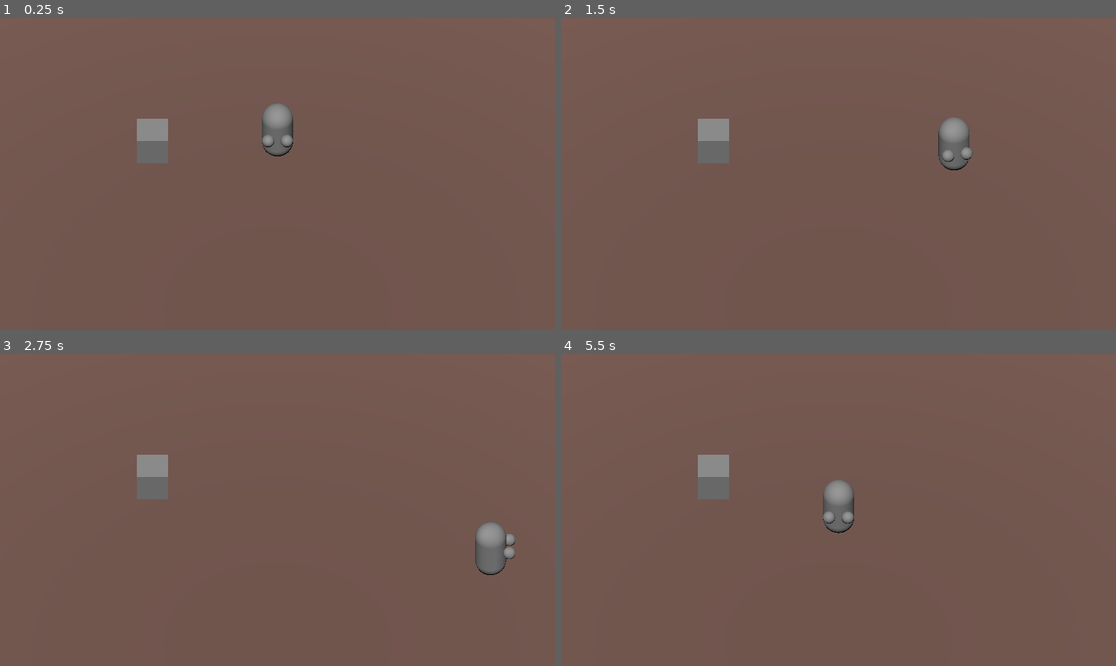
Above: before the commit, frames 1-4 (two rows, left to right).
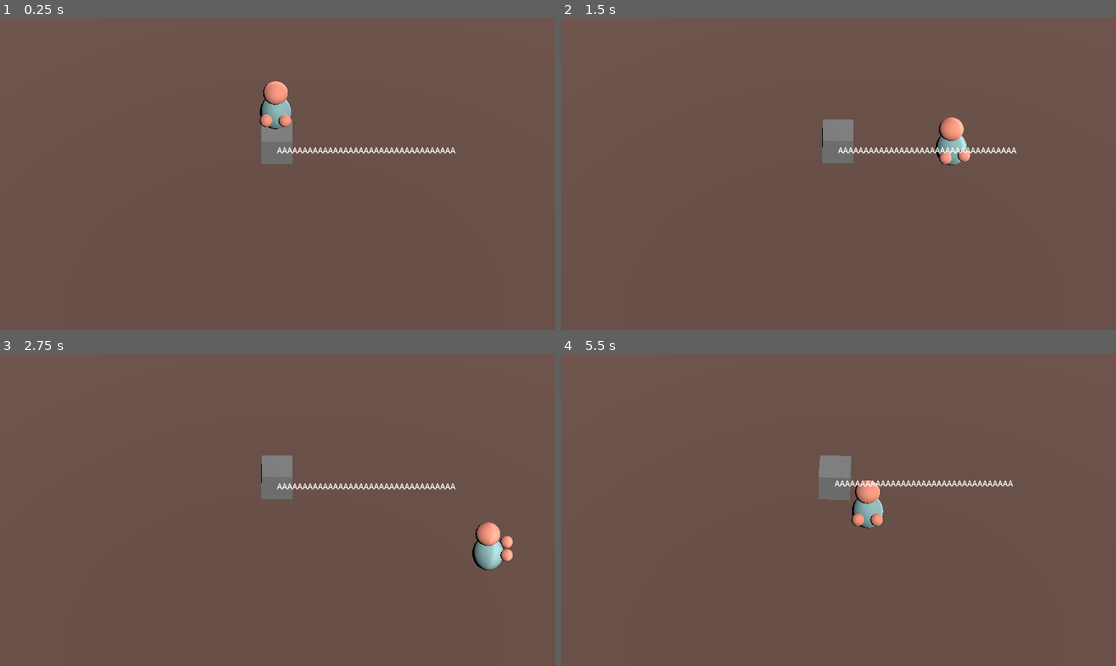
Above: after the commit, the same moments.

Repository: HjalteTagmose/HelgeSpillet
Game: Godot game, scene res://Game.tscn
The game is run twice, just before and just after one commit, with the same random seed, the same clock (stepped at 60 frames per second) and the same inputs.
Inputs:
- Up to frame 1 (0.25 s): no input
- Up to frame 2 (1.5 s): tap Enter (ui_accept) at 0.5, 0.77 s; hold D (right) 0.53-1.28 s; tap E (interact) at 0.6, 1.35 s; hold S (down) from 1.28 s (still down)
- Up to frame 3 (2.75 s): tap Enter (ui_accept) at 1.52 s; release S (down) at 2.03 s; hold D (right) from 2.03 s (still down); tap E (interact) at 2.1 s
- Up to frame 4 (5.5 s): release D (right) at 2.78 s; hold W (up) 2.78-3.53 s; tap E (interact) every 0.75 s from 2.85 to 5.1 s; tap Enter (ui_accept) at 3.02, 3.77, 4.52 s; hold A (left) 3.53-5.03 s; hold S (down) from 5.03 s (still down)

The runs differ from the first frame. In frame 1, 2.2% of the frame differs, in the area x 24-83%, y 20-47%; in frame 2, 2.7%; in frame 3, 2.8%; in frame 4, 2.9%, in the area x 24-82%, y 32-58%.

Commit message:
add interaction + prompt

Diff:
--- a/Game.tscn
+++ b/Game.tscn
@@ -1,7 +1,8 @@
-[gd_scene load_steps=13 format=3 uid="uid://su7gr0kg3pwy"]
+[gd_scene load_steps=14 format=3 uid="uid://su7gr0kg3pwy"]
 
-[ext_resource type="Script" path="res://scripts/player/player.gd" id="1_2pyfy"]
-[ext_resource type="Script" path="res://scripts/player/interact.gd" id="2_rvkvd"]
+[ext_resource type="Script" path="res://scripts/player/Player.gd" id="1_66jnj"]
+[ext_resource type="Script" path="res://scripts/player/Interact.gd" id="2_gl7je"]
+[ext_resource type="PackedScene" uid="uid://b4pjv6pveta55" path="res://interactable.tscn" id="3_yy6qd"]
 
 [sub_resource type="BoxShape3D" id="BoxShape3D_g0p8o"]
 size = Vector3(60, 2, 60)
@@ -15,21 +16,25 @@
 [sub_resource type="BoxShape3D" id="BoxShape3D_rarjo"]
 size = Vector3(0.920606, 1.98684, 1.61669)
 
-[sub_resource type="CapsuleMesh" id="CapsuleMesh_6i5hc"]
+[sub_resource type="CapsuleShape3D" id="CapsuleShape3D_k8g0v"]
 
 [sub_resource type="SphereMesh" id="SphereMesh_dc7a4"]
 radius = 0.2
 height = 0.4
 
-[sub_resource type="CapsuleShape3D" id="CapsuleShape3D_k8g0v"]
+[sub_resource type="StandardMaterial3D" id="StandardMaterial3D_0kynb"]
+albedo_color = Color(1, 0.611765, 0.509804, 1)
 
-[sub_resource type="PhysicsMaterial" id="PhysicsMaterial_qeuab"]
-friction = 0.6
-bounce = 0.1
+[sub_resource type="SphereMesh" id="SphereMesh_fxxnc"]
+radius = 0.4
+height = 0.8
 
-[sub_resource type="BoxShape3D" id="BoxShape3D_itop8"]
+[sub_resource type="StandardMaterial3D" id="StandardMaterial3D_im5qx"]
+albedo_color = Color(0.568627, 0.741176, 0.741176, 1)
 
-[sub_resource type="BoxMesh" id="BoxMesh_8jsyv"]
+[sub_resource type="CapsuleMesh" id="CapsuleMesh_6i5hc"]
+material = SubResource("StandardMaterial3D_im5qx")
+height = 1.0
 
 [node name="Game" type="Node3D"]
 transform = Transform3D(1, 0, 0, 0, 1, 0, 0, 0, 1, 0.00629854, -1.19209e-07, 0.00031352)
@@ -45,11 +50,11 @@
 mesh = SubResource("BoxMesh_ml6kj")
 
 [node name="Player" type="CharacterBody3D" parent="."]
-transform = Transform3D(1, 0, 0, 0, 1, 0, 0, 0, 1, -0.000441551, 1.00271, -0.000282407)
-script = ExtResource("1_2pyfy")
+transform = Transform3D(1, 0, 0, 0, 1, 0, 0, 0, 1, 0, 1, 0)
+script = ExtResource("1_66jnj")
 
 [node name="Interaction" type="Area3D" parent="Player"]
-script = ExtResource("2_rvkvd")
+script = ExtResource("2_gl7je")
 
 [node name="CollisionShape3D" type="CollisionShape3D" parent="Player/Interaction"]
 transform = Transform3D(1, 0, 0, 0, 1, 0, 0, 0, 1, 0, 0, 0.796632)
@@ -58,22 +63,33 @@
 [node name="Pickup" type="Node3D" parent="Player/Interaction"]
 transform = Transform3D(1, 0, 0, 0, 1, 0, 0, 0, 1, 0, 0, 1.05181)
 
-[node name="Mesh" type="MeshInstance3D" parent="Player"]
-mesh = SubResource("CapsuleMesh_6i5hc")
-skeleton = NodePath("../../Ground")
+[node name="Collision" type="CollisionShape3D" parent="Player"]
+shape = SubResource("CapsuleShape3D_k8g0v")
+
+[node name="Mesh" type="Node3D" parent="Player"]
 
 [node name="Arm_R" type="MeshInstance3D" parent="Player/Mesh"]
 transform = Transform3D(1.91069e-15, 4.37114e-08, -1, 1, -4.37114e-08, 0, -4.37114e-08, -1, -4.37114e-08, -0.3, 0.1, 0.6)
 mesh = SubResource("SphereMesh_dc7a4")
 skeleton = NodePath("../..")
+surface_material_override/0 = SubResource("StandardMaterial3D_0kynb")
 
 [node name="Arm_L" type="MeshInstance3D" parent="Player/Mesh"]
 transform = Transform3D(1.91069e-15, 4.37114e-08, -1, 1, -4.37114e-08, 0, -4.37114e-08, -1, -4.37114e-08, 0.3, 0.1, 0.6)
 mesh = SubResource("SphereMesh_dc7a4")
 skeleton = NodePath("../..")
+surface_material_override/0 = SubResource("StandardMaterial3D_0kynb")
 
-[node name="Collision" type="CollisionShape3D" parent="Player"]
-shape = SubResource("CapsuleShape3D_k8g0v")
+[node name="Head" type="MeshInstance3D" parent="Player/Mesh"]
+transform = Transform3D(1, 0, 0, 0, 0.881176, 0, 0, 0, 1, 0, 0.759989, 0)
+mesh = SubResource("SphereMesh_fxxnc")
+skeleton = NodePath("../Body")
+surface_material_override/0 = SubResource("StandardMaterial3D_0kynb")
+
+[node name="Body" type="MeshInstance3D" parent="Player/Mesh"]
+transform = Transform3D(1, 0, 0, 0, 1.17269, 0, 0, 0, 1, 0, -0.10458, 0)
+mesh = SubResource("CapsuleMesh_6i5hc")
+skeleton = NodePath("../../../Ground")
 
 [node name="Camera" type="Camera3D" parent="."]
 transform = Transform3D(1, 0, 0, 0, 0.707107, 0.707107, 0, -0.707107, 0.707107, 0, 6, 6)
@@ -81,16 +97,13 @@
 size = 10.0
 
 [node name="Light" type="DirectionalLight3D" parent="."]
-transform = Transform3D(-0.994258, -0.0936114, -0.0518469, 0, -0.484504, 0.874789, -0.10701, 0.869766, 0.481722, -5.59683, 5.20692, 0)
+transform = Transform3D(0.222219, -0.879202, 0.421453, 0.488753, 0.474478, 0.732115, -0.843647, 0.0432965, 0.53515, 0, 4.24264, -4.24264)
+sky_mode = 1
 
-[node name="Meat" type="RigidBody3D" parent="." groups=["interactable"]]
-transform = Transform3D(1, 0, 0, 0, 1, 0, 0, 0, 1, -4, 1, 0)
-physics_material_override = SubResource("PhysicsMaterial_qeuab")
-freeze_mode = 1
+[node name="UI" type="Control" parent="."]
+layout_mode = 3
+anchors_preset = 0
+offset_right = 40.0
+offset_bottom = 40.0
 
-[node name="Collision" type="CollisionShape3D" parent="Meat"]
-shape = SubResource("BoxShape3D_itop8")
-
-[node name="Meat" type="MeshInstance3D" parent="Meat"]
-mesh = SubResource("BoxMesh_8jsyv")
-skeleton = NodePath("../..")
+[node name="Meat" parent="." instance=ExtResource("3_yy6qd")]
--- /dev/null
+++ b/interactable.tscn
@@ -0,0 +1,23 @@
+[gd_scene load_steps=5 format=3 uid="uid://b4pjv6pveta55"]
+
+[ext_resource type="Script" path="res://scripts/player/Interactable.gd" id="1_joks3"]
+
+[sub_resource type="PhysicsMaterial" id="PhysicsMaterial_qeuab"]
+friction = 0.6
+bounce = 0.1
+
+[sub_resource type="BoxShape3D" id="BoxShape3D_itop8"]
+
+[sub_resource type="BoxMesh" id="BoxMesh_8jsyv"]
+
+[node name="Meat" type="RigidBody3D" groups=["interactable"]]
+physics_material_override = SubResource("PhysicsMaterial_qeuab")
+freeze_mode = 1
+script = ExtResource("1_joks3")
+
+[node name="Collision" type="CollisionShape3D" parent="."]
+shape = SubResource("BoxShape3D_itop8")
+
+[node name="Meat" type="MeshInstance3D" parent="."]
+mesh = SubResource("BoxMesh_8jsyv")
+skeleton = NodePath("../..")
--- /dev/null
+++ b/prompt.tscn
@@ -0,0 +1,6 @@
+[gd_scene format=3 uid="uid://3shcinr627re"]
+
+[node name="Prompt" type="Label"]
+offset_right = 40.0
+offset_bottom = 26.0
+text = "AAAAAAAAAAAAAAAAAAAAAAAAAAAAAAAAAAA"
--- /dev/null
+++ b/scripts/player/Interactable.gd
@@ -0,0 +1,13 @@
+extends RigidBody3D
+
+var prompt = preload("res://prompt.tscn").instantiate()
+
+func _init():
+	print(prompt)
+	add_child(prompt)
+
+func show_prompt(obj):
+	var camera = get_viewport().get_camera_3d()
+	var world_position = get_global_position()
+	var screen_position = camera.unproject_position(world_position)
+	prompt.set_position(screen_position)
--- a/scripts/player/interact.gd
+++ b/scripts/player/interact.gd
@@ -7,29 +7,25 @@
 	pickup_point = get_node("Pickup")
 
 func _process(delta):
+	var bodies = get_overlapping_bodies()
+	for body in bodies:
+		if body.is_in_group("interactable"):
+			var interactable = body
+			interactable.show_prompt(interactable)
+
 	if Input.is_action_just_pressed("interact"):
+#		interact()
 		print("interact")
 
 		if held_obj != null:
 			drop()
 
-		var bodies = get_overlapping_bodies()
-		for body in bodies:
-			print(body)
-			if body.is_in_group("interactable"):
-				interact(body)
-
-func interact(body):
+func interact(interactable):
+	interactable.pickup(self)
+	held_obj = interactable
 	print("pickup: ", held_obj)
-	held_obj = body
-	body.reparent(self)
-	body.position = pickup_point.position
-	body.freeze = true
-	body.collision_layer = 0
 
 func drop():
+	held_obj.drop()
+	held_obj = null
 	print("drop: ", held_obj)
-	held_obj.reparent(get_tree().root)
-	held_obj.freeze = false
-	held_obj.collision_layer = 1
-	held_obj = null
--- a/scripts/player/player.gd
+++ b/scripts/player/player.gd
@@ -9,6 +9,7 @@
 var target_rot = 0.0
 var target_speed_x = 0.0
 var target_speed_z = 0.0
+var push_force = .2;
 
 var mesh
 var interact
@@ -21,6 +22,17 @@
 
 func _physics_process(delta):
 	move(delta)
+	process_collisions()
+
+func process_collisions():
+	for i in range(get_slide_collision_count()):
+		var collision = get_slide_collision(i)
+		for k in range(collision.get_collision_count()):
+			var body = collision.get_collider(k) as RigidBody3D
+			if body == null:
+				continue
+			var point = collision.get_position(k) - body.global_position
+			body.apply_impulse(-collision.get_normal(k) * push_force, point)
 
 func move(delta):
 	# Add the gravity.
